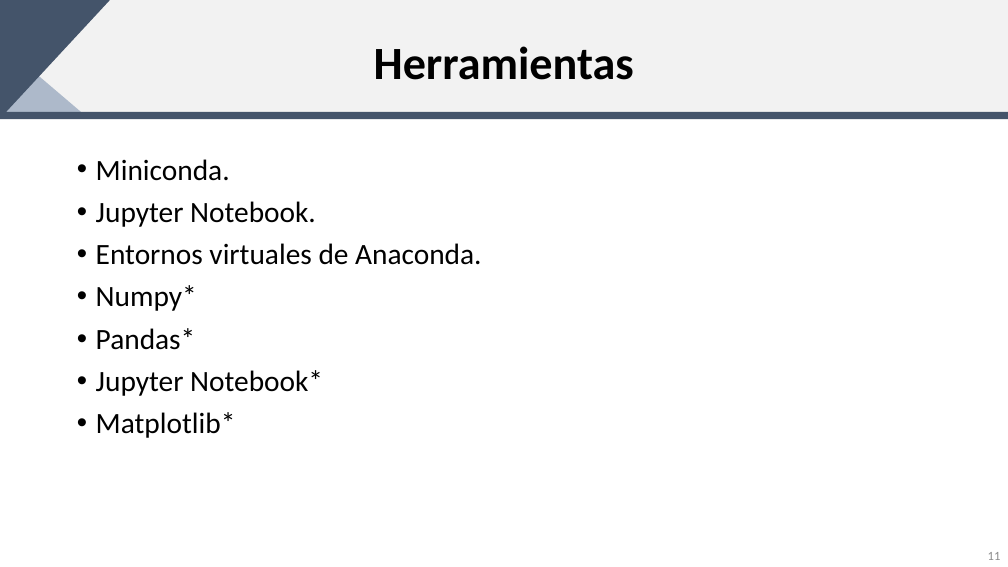
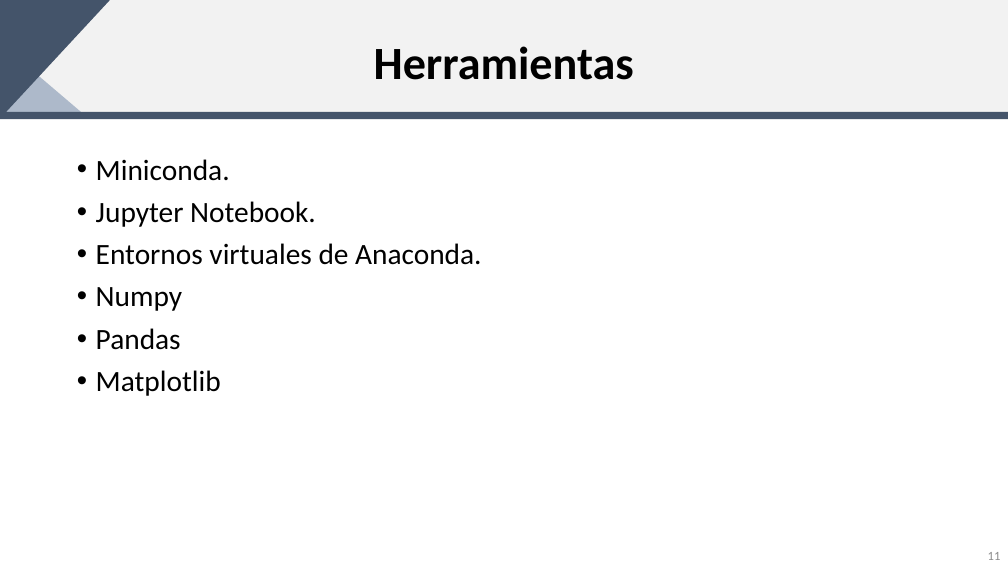
Before and after one commit to DouglasAR01/Curso_Python_ESP_Geomatica, a slide deck: slide 11 of Sesión 1/Introducción.pptx. Drawn at 1008x567 pixels with LibreOffice and Linux fonts; fonts in the diff are those of the drawing; background and template pictures are left out. Boxes give left, top, right and bottom in pixels: in the first picture for what was removed or moved away, otherwise in the second. Text is boxed around its words. In the diff, an @@ line names an element or a change of style, - is before the commit and + after.

```diff
--- a/Sesión 1/Introducción.pptx
+++ b/Sesión 1/Introducción.pptx
@@ text at (96, 287, 221, 396): text changed @@
-• Numpy*
-• Pandas*
-• Jupyter Notebook*
-• Matplotlib*
+• Numpy
+• Pandas
+• Matplotlib
```
Also in this commit, not shown: 2 other files.
